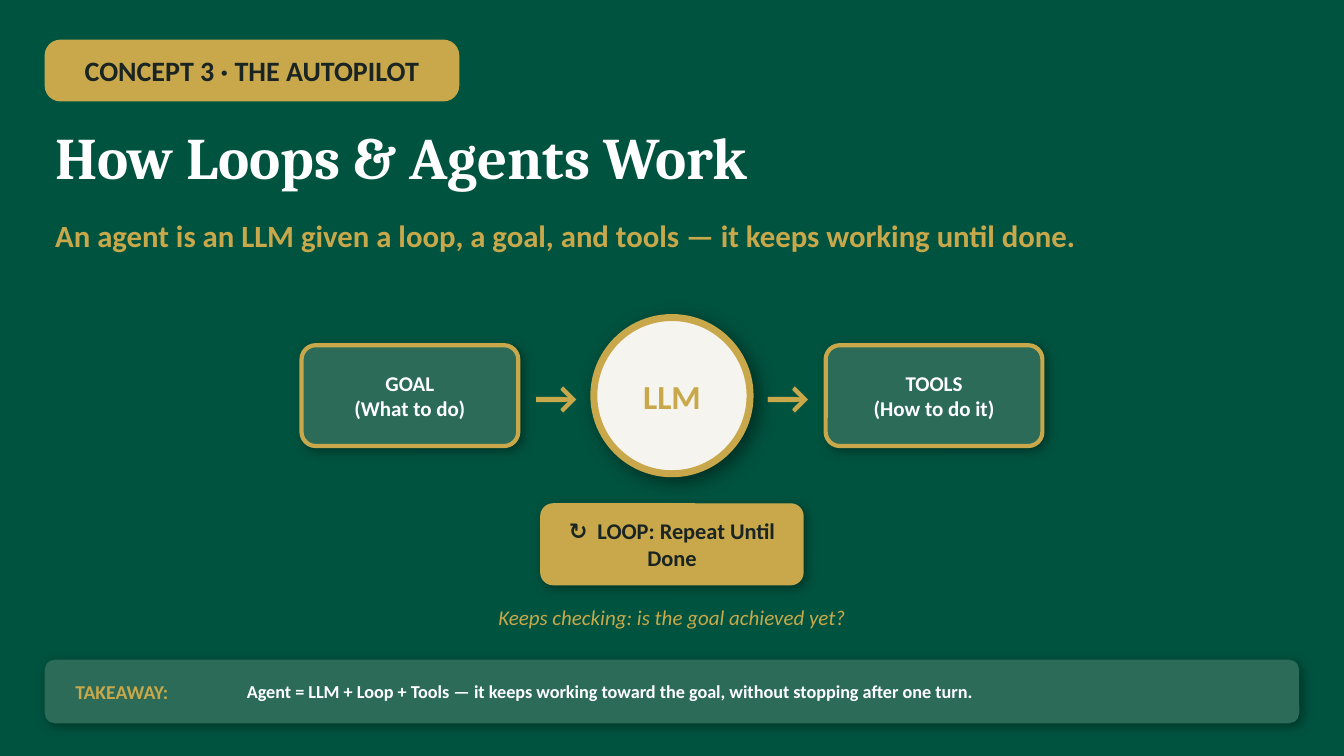
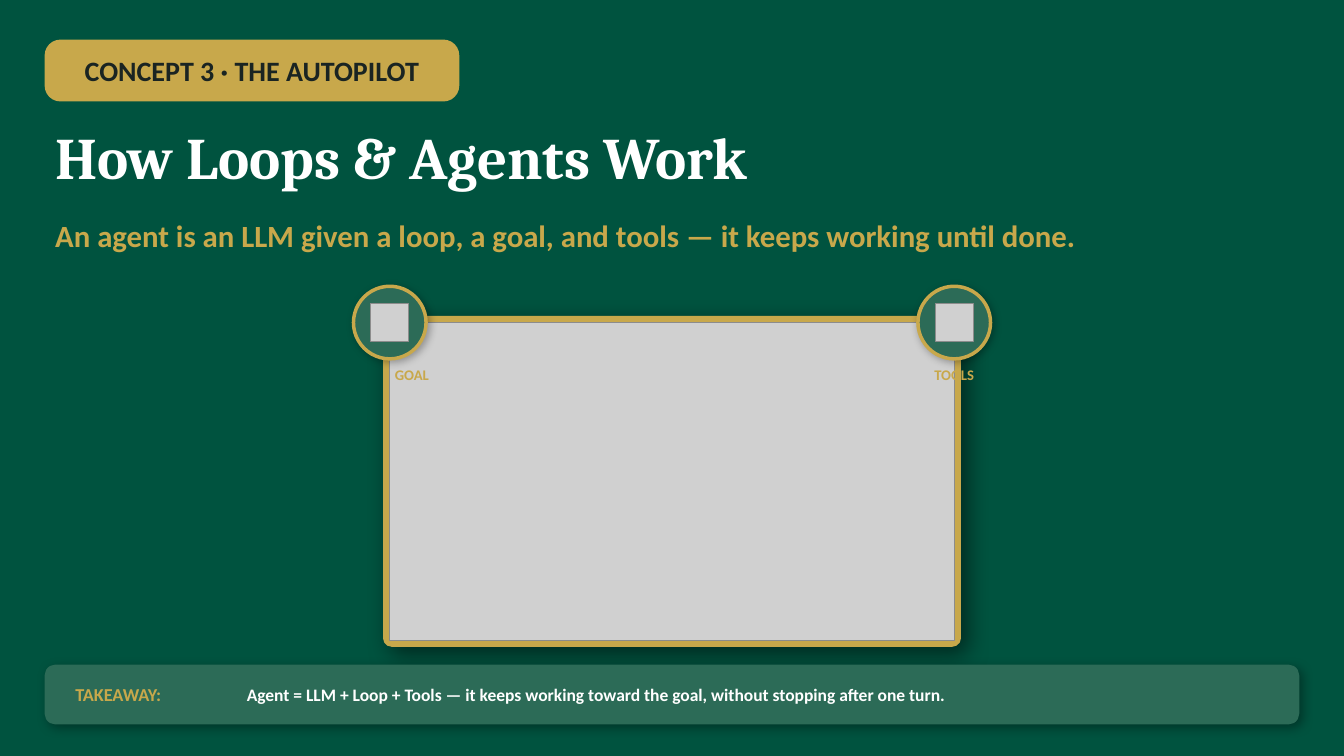
Before and after one commit to smagnacca/powerpoint-presentations-2026, a slide deck: slide 3 of LLM-Concepts-Slides-Enhanced.pptx. Drawn at 1344x756 pixels with LibreOffice and Linux fonts; fonts in the diff are those of the drawing; grey boxes stand for pictures. Boxes give left, top, right and bottom in pixels: in the first picture for what was removed or moved away, otherwise in the second. Text is boxed around its words. In the diff, an @@ line names an element or a change of style, - is before the commit and + after.

```diff
--- a/LLM-Concepts-Slides-Enhanced.pptx
+++ b/LLM-Concepts-Slides-Enhanced.pptx
@@ ellipse added at bbox=[354, 286, 426, 359], fill #2C6B57, outline #C8A84B 2.5 pt @@
@@ ellipse added at bbox=[919, 286, 991, 359], fill #2C6B57, outline #C8A84B 2.5 pt @@
@@ picture added at bbox=[371, 303, 408, 341] @@
@@ rounded rectangle: place and size @@
-rounded rectangle at bbox=[541, 504, 804, 585]
+rounded rectangle at bbox=[384, 317, 961, 646]
@@ rounded rectangle at bbox=[384, 317, 961, 646]: shadow changed; proportions changed @@
@@ picture added at bbox=[390, 323, 955, 640] @@
@@ ellipse removed at bbox=[594, 318, 750, 474] @@
@@ picture added at bbox=[936, 303, 973, 341] @@
@@ rounded rectangle removed at bbox=[301, 345, 518, 446] @@
@@ text removed at bbox=[518, 345, 594, 446] @@
-→
@@ text removed at bbox=[750, 345, 826, 446] @@
-→
@@ rounded rectangle removed at bbox=[826, 345, 1043, 446] @@
@@ text "GOAL" at bbox=[395, 370, 429, 380]: size 15 to 10.5 pt, text colour #FFFFFF to #C8A84B @@
@@ text "GOAL": place and size @@
-text "GOAL" at bbox=[354, 377, 465, 419]
+text "GOAL" at bbox=[395, 370, 429, 380]
@@ text removed at bbox=[643, 387, 701, 409] @@
-LLM
@@ text "TOOLS": place and size @@
-text "TOOLS" at bbox=[874, 377, 994, 419]
+text "TOOLS" at bbox=[934, 368, 974, 385]
@@ text "TOOLS" at bbox=[934, 368, 974, 385]: size 15 to 10.5 pt, text colour #FFFFFF to #C8A84B @@
@@ text at bbox=[354, 400, 465, 419]: paragraph removed @@
-(What to do)
@@ text at bbox=[874, 400, 994, 419]: paragraph removed @@
-(How to do it)
@@ text removed at bbox=[597, 523, 775, 566] @@
-↻ LOOP: Repeat Until Done
@@ text removed at bbox=[498, 610, 845, 629] @@
-Keeps checking: is the goal achieved yet?
@@ rounded rectangle: place and size @@
-rounded rectangle at bbox=[45, 660, 1299, 723]
+rounded rectangle at bbox=[45, 665, 1299, 724]
@@ rounded rectangle at bbox=[45, 665, 1299, 724]: proportions changed @@
@@ text "TAKEAWAY:" at bbox=[75, 689, 161, 701]: size 14 to 13 pt @@
@@ text "Agent = LLM + Loop ..." at bbox=[247, 688, 945, 704]: size 13 to 12.5 pt @@
```
Also in this commit, not shown: 2 other slides changed, 4 other files.
